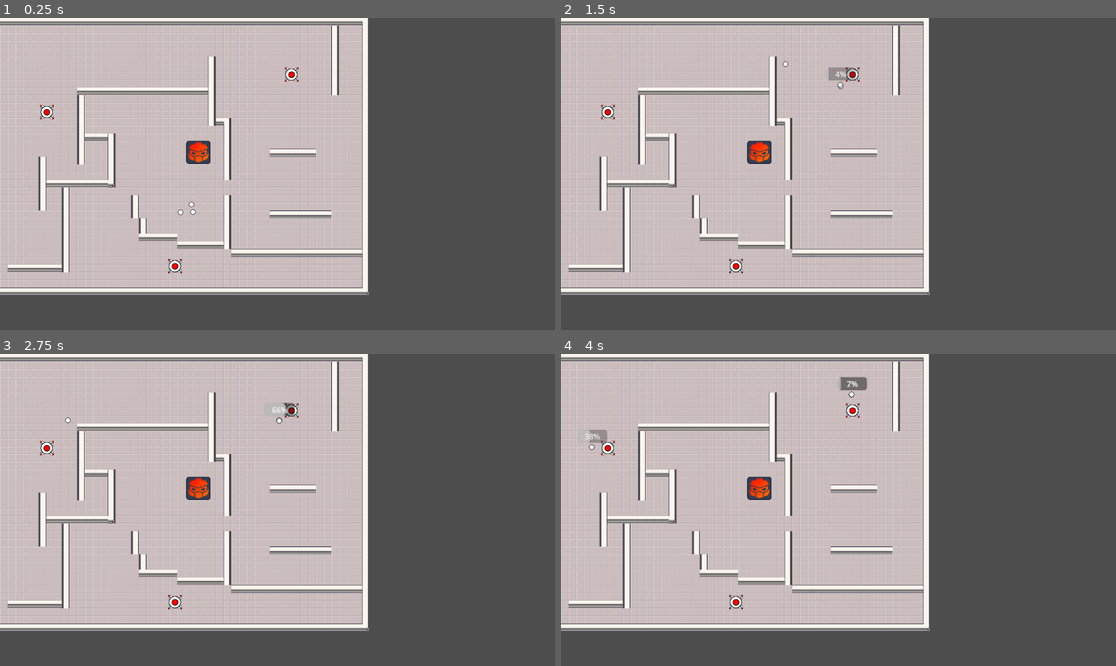
Above: before the commit, frames 1-4 (two rows, left to right).
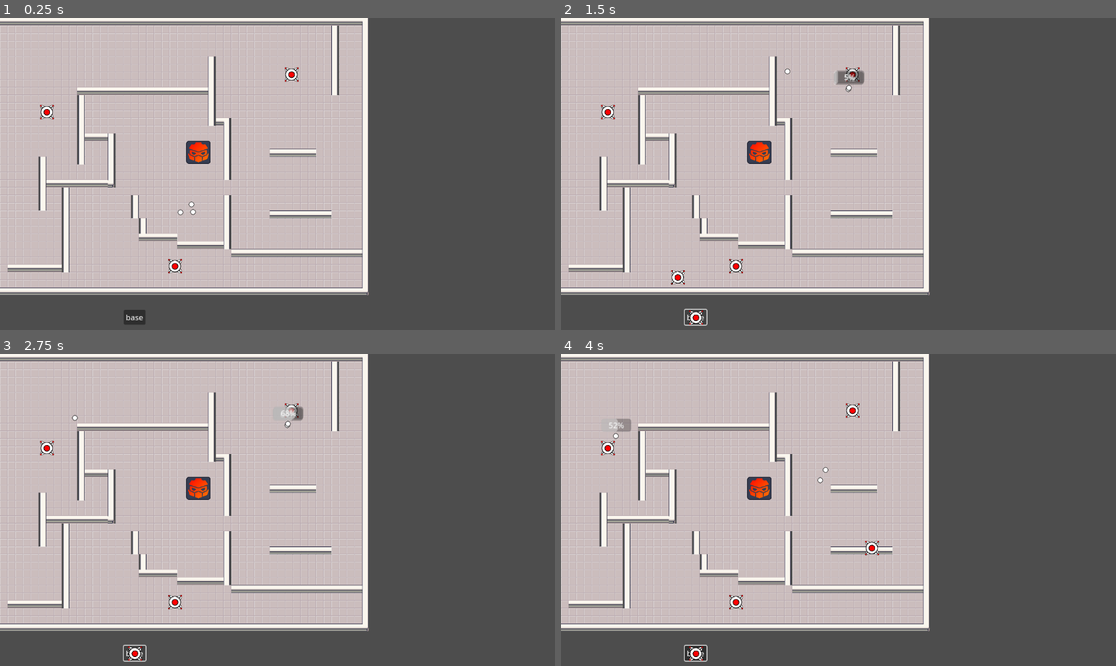
Above: after the commit, the same moments.

Repository: fredy-ID/Loknia
Game: Godot game, scene res://world.tscn
Same seed, same stepped clock (60 frames per second), same inputs: the game is played once before the commit and once after it.
Inputs (mouse positions are in pixels of both pictures, inside the frame that each line leads up to):
- Up to frame 1 (0.25 s): no input
- Up to frame 2 (1.5 s): click (694, 317) at 0.5 s, where only the run after the commit has a clickable "base"; click (694, 317) at 1.25 s, where only the run after the commit has a clickable "base"
- Up to frame 3 (2.75 s): click (133, 653) at 2 s, where only the run after the commit has a clickable "base"
- Up to frame 4 (4 s): move the mouse to (960, 494) at 2.77 s; click (960, 494) at 2.85 s; move the mouse to (727, 525) at 3.52 s; click (727, 525) at 3.6 s

The runs differ from the first frame. In frame 1, 0.2% of the frame differs, in the area x 22-27%, y 93-99%; in frame 2, 0.6%; in frame 3, 0.4%; in frame 4, 0.8%, in the area x 4-58%, y 7-99%.

Commit message:
Episode 3
Ajout du bouton base pour ajouter des bases manuellement

Diff:
--- /dev/null
+++ b/base_button.gd
@@ -0,0 +1,40 @@
+extends Button
+
+signal base_placed
+
+@onready var environment : Node = $"../../Environment"
+
+enum action {CAN_BE_CLICKED=0, CAN_NOT_BE_CLICKED=1}
+var state:int = action.CAN_BE_CLICKED
+
+var base_scene = preload("res://scenes/base.tscn")
+var base: StaticBody2D
+
+# Called when the node enters the scene tree for the first time.
+func _ready() -> void:
+	pass # Replace with function body.
+
+
+# Called every frame. 'delta' is the elapsed time since the previous frame.
+func _process(delta: float) -> void:
+	pass
+
+func _on_button_up() -> void:
+	if state==action.CAN_BE_CLICKED:
+		base = base_scene.instantiate()
+		base.remove_from_group("base")
+		base.scale.x = 0.5
+		base.scale.y = 0.5
+		environment.add_child(base)
+		base.connect("add_new_base", _on_add_new_base)
+		base.emit_signal("add_new_base")
+		state=action.CAN_NOT_BE_CLICKED
+	elif state==1:
+		pass
+
+func _on_add_new_base():
+	print("adding new base")
+
+func _on_base_placed() -> void:
+	base.add_to_group("base")
+	state = action.CAN_BE_CLICKED
--- a/project.godot
+++ b/project.godot
@@ -29,3 +29,12 @@
 interactible=""
 base=""
 navigation=""
+Collision_Interactible_BASE=""
+
+[input]
+
+click={
+"deadzone": 0.5,
+"events": [Object(InputEventMouseButton,"resource_local_to_scene":false,"resource_name":"","device":-1,"window_id":0,"alt_pressed":false,"shift_pressed":false,"ctrl_pressed":false,"meta_pressed":false,"button_mask":1,"position":Vector2(78, 16),"global_position":Vector2(87, 62),"factor":1.0,"button_index":1,"canceled":false,"pressed":true,"double_click":false,"script":null)
+]
+}
--- a/scenes/base.tscn
+++ b/scenes/base.tscn
@@ -6,16 +6,18 @@
 [sub_resource type="CircleShape2D" id="CircleShape2D_46vx8"]
 radius = 47.0425
 
-[node name="base" type="StaticBody2D" groups=["navigation"]]
+[node name="base" type="StaticBody2D" groups=["base", "navigation"]]
+script = ExtResource("1_fov38")
 
-[node name="CollisionShape2D" type="CollisionShape2D" parent="." groups=["base", "interactible"]]
+[node name="CollisionShape2D" type="CollisionShape2D" parent="."]
 shape = SubResource("CircleShape2D_46vx8")
 
-[node name="Area2D" type="Area2D" parent="." groups=["base", "interactible"]]
-script = ExtResource("1_fov38")
+[node name="Area2D" type="Area2D" parent="." groups=["Collision_Interactible_BASE"]]
 
-[node name="CollisionShape2D" type="CollisionShape2D" parent="Area2D" groups=["base", "interactible"]]
+[node name="CollisionShape2D" type="CollisionShape2D" parent="Area2D"]
 shape = SubResource("CircleShape2D_46vx8")
 
 [node name="Base1" type="Sprite2D" parent="."]
 texture = ExtResource("1_jl3ij")
+
+[connection signal="add_new_base" from="." to="." method="_on_add_new_base"]
--- a/scenes/character.tscn
+++ b/scenes/character.tscn
@@ -4,10 +4,10 @@
 [ext_resource type="Texture2D" uid="uid://bsu1kl7c6ctcd" path="res://assets/character.png" id="2_5r6rl"]
 
 [sub_resource type="CircleShape2D" id="CircleShape2D_j85hl"]
-radius = 16.7498
+radius = 15.0
 
 [node name="Character" type="CharacterBody2D"]
-collision_mask = 0
+collision_layer = 2
 script = ExtResource("1_7w8ip")
 
 [node name="pBar" type="ProgressBar" parent="."]
--- a/scripts/base.gd
+++ b/scripts/base.gd
@@ -1,11 +1,30 @@
-extends Area2D
+extends StaticBody2D
 
+signal add_new_base
 
-# Called when the node enters the scene tree for the first time.
+@onready var base_button: Button = $"../../GridContainer/Button"
+
+const FOLLOW_SPEED = 10.0
+
+enum action {PLACED=0, DRAGGED=1}
+var state:int = action.PLACED
+
 func _ready() -> void:
 	pass # Replace with function body.
 
+func _physics_process(delta):
+	if state == action.DRAGGED:
+		var mouse_pos = get_global_mouse_position()
+		self.position = global_position.lerp(mouse_pos, delta * FOLLOW_SPEED)
 
-# Called every frame. 'delta' is the elapsed time since the previous frame.
-func _process(delta: float) -> void:
-	pass
+		if Input.is_action_just_pressed("click"):
+			state = action.PLACED
+			base_button.connect("base_placed", _on_base_placed)
+			base_button.emit_signal("base_placed")
+
+func _on_add_new_base() -> void:
+	state = action.DRAGGED
+	print("base added : ", state)
+
+func _on_base_placed() -> void:
+	state = action.PLACED
--- a/scripts/character.gd
+++ b/scripts/character.gd
@@ -4,13 +4,13 @@
 var accel = 7
 
 @onready var nav: NavigationAgent2D = $NavigationAgent2D
-@onready var base1: StaticBody2D = $"../base1"
-@onready var base2: StaticBody2D = $"../base2"
-@onready var base3: StaticBody2D = $"../base3"
+@onready var base1: StaticBody2D = $"../Environment/base1"
+@onready var base2: StaticBody2D = $"../Environment/base2"
+@onready var base3: StaticBody2D = $"../Environment/base3"
 @onready var playerPBar: ProgressBar = $pBar
 
-enum state {IDLE=0, TARGET_SELECTED=1, HARVEST=2}
-var action:int = 0
+enum action {IDLE=0, TARGET_SELECTED=1, HARVEST=2}
+var state:int = 0
 
 var base_direction: Vector2
 var target: StaticBody2D
@@ -18,14 +18,15 @@
 var harvest_progress = 0.0
 var harvest_duration = 2.0  # Durée totale de la récolte en secondes
 
+var stop_distance = 10.0
+
 func _physics_process(delta: float):
-	if action == state.IDLE:
+	if state == action.IDLE:
 		search_next_base_direction()
-		action=state.TARGET_SELECTED
-	elif action == state.TARGET_SELECTED:
+		state=action.TARGET_SELECTED
+	elif state == action.TARGET_SELECTED:
 		move_to_target(delta)
-		pass
-	elif action==state.HARVEST:
+	elif state==action.HARVEST:
 		playerPBar.set_z_index(1)
 		playerPBar.set_visible(true)
 		harvest(delta)
@@ -37,14 +38,14 @@
 
 	# Vérifier si la récolte est terminée
 	if harvest_progress >= harvest_duration:
-		action = state.IDLE  # Réinitialiser l'état après la récolte
+		state = action.IDLE  # Réinitialiser l'état après la récolte
 		harvest_progress = 0.0
 		playerPBar.set_visible(false)
 		playerPBar.value = 0
 		# Appeler d'autres fonctions si nécessaire après la récolte
 
 func move_to_target(delta: float):
-	nav.target_position = target.global_position
+	nav.target_position = calculate_target_position(target.global_position, self.position, stop_distance)
 	var direction = Vector2()
 	direction = nav.get_next_path_position() - global_position
 	direction = direction.normalized()
@@ -57,14 +58,18 @@
 
 
 func select_base():
-	var points_dict = {1: base1, 2: base2, 3: base3}
-	var base = randi_range(1, 3)
-	print("points_dict : ", points_dict)
-	print("points_dict : ", points_dict[1])
-	return points_dict[base]
+	var bases = get_tree().get_nodes_in_group("base")
+	var base = randi_range(0, bases.size()-1)
+	print("bases _____ : ", bases, "SIZE : ____ ", bases.size()-1, "SELECTED BASE : ____ ", base)
+	#print("points_dict : ", points_dict)
+	#print("points_dict : ", points_dict[1])
+	return bases[base]
 
+func calculate_target_position(base_pos: Vector2, char_pos: Vector2, stop_dist: float) -> Vector2:
+	var direction = (base_pos - char_pos).normalized()
+	return base_pos - direction * stop_dist
 
 func _on_area_2d_area_entered(area: Area2D) -> void:
 	print(area.get_groups())
-	if area.is_in_group("base"):
-		action=state.HARVEST
+	if area.is_in_group("Collision_Interactible_BASE"):
+		state=action.HARVEST
--- a/world.tscn
+++ b/world.tscn
@@ -1,10 +1,11 @@
-[gd_scene load_steps=10 format=4 uid="uid://ddu4q71d6tlf2"]
+[gd_scene load_steps=11 format=4 uid="uid://ddu4q71d6tlf2"]
 
 [ext_resource type="Texture2D" uid="uid://dogrswdinjug0" path="res://icon.svg" id="1_bqs3c"]
 [ext_resource type="Script" path="res://scripts/world.gd" id="1_fmge5"]
 [ext_resource type="Texture2D" uid="uid://bk53yhk3lmgqf" path="res://Modern tiles_Free/Interiors_free/16x16/Interiors_free_16x16.png" id="2_wdgx1"]
 [ext_resource type="PackedScene" uid="uid://klkcxfvfyxuh" path="res://scenes/character.tscn" id="4_yrlbt"]
 [ext_resource type="PackedScene" uid="uid://bvlipam02l2y8" path="res://scenes/base.tscn" id="6_bpwjv"]
+[ext_resource type="Script" path="res://base_button.gd" id="7_anvin"]
 [ext_resource type="Script" path="res://scripts/navigation.gd" id="7_i6xrl"]
 
 [sub_resource type="TileSetAtlasSource" id="TileSetAtlasSource_t00uv"]
@@ -1184,14 +1185,30 @@
 [node name="Node2D" type="Node2D" parent="."]
 script = ExtResource("7_i6xrl")
 
-[node name="base1" parent="." instance=ExtResource("6_bpwjv")]
+[node name="GridContainer" type="GridContainer" parent="."]
+offset_left = 257.0
+offset_top = 606.0
+offset_right = 302.0
+offset_bottom = 646.0
+
+[node name="Button" type="Button" parent="GridContainer"]
+layout_mode = 2
+text = "base"
+script = ExtResource("7_anvin")
+
+[node name="Environment" type="Node" parent="."]
+
+[node name="base1" parent="Environment" instance=ExtResource("6_bpwjv")]
 position = Vector2(363, 515)
 scale = Vector2(0.5, 0.5)
 
-[node name="base2" parent="." instance=ExtResource("6_bpwjv")]
+[node name="base2" parent="Environment" instance=ExtResource("6_bpwjv")]
 position = Vector2(605, 117)
 scale = Vector2(0.5, 0.5)
 
-[node name="base3" parent="." instance=ExtResource("6_bpwjv")]
+[node name="base3" parent="Environment" instance=ExtResource("6_bpwjv")]
 position = Vector2(97, 195)
 scale = Vector2(0.5, 0.5)
+
+[connection signal="base_placed" from="GridContainer/Button" to="GridContainer/Button" method="_on_base_placed"]
+[connection signal="button_up" from="GridContainer/Button" to="GridContainer/Button" method="_on_button_up"]
